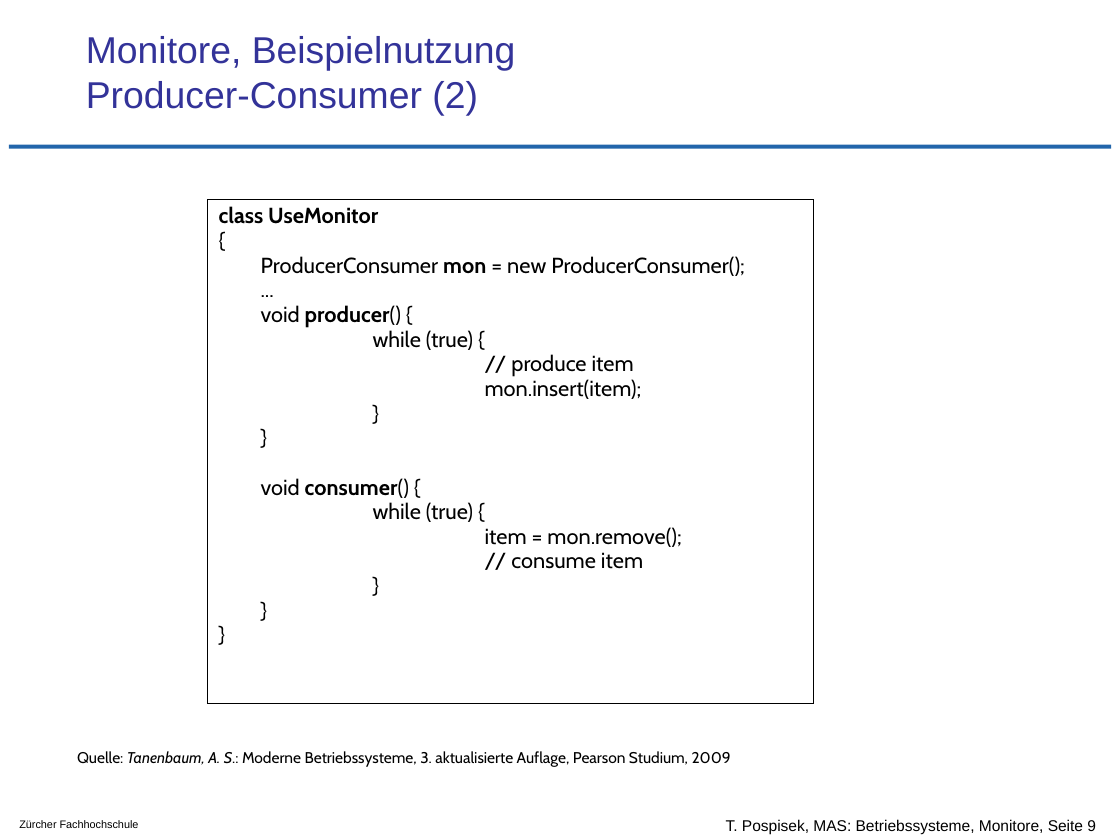
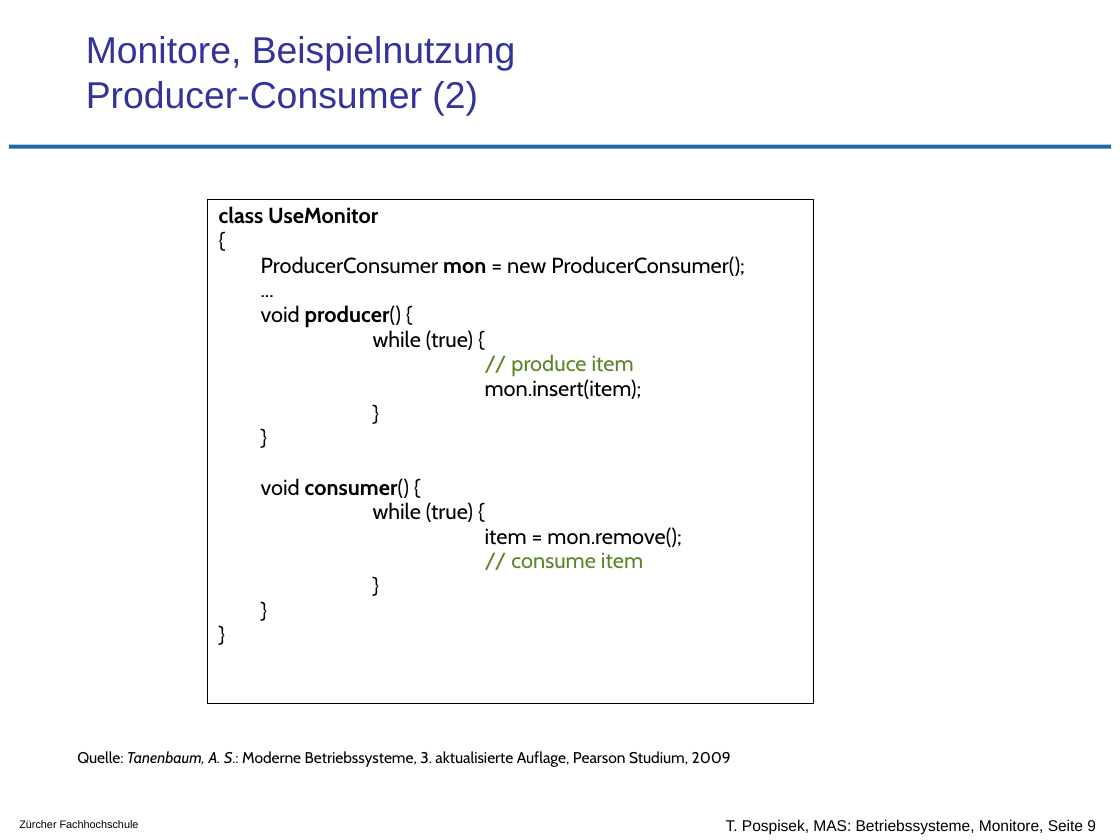
Before and after one commit to tpo/betriebssysteme, a slide deck: slide 9 of 08_Koordination_und_Synchronisation_Monitore.odp. Drawn at 1120x840 pixels with LibreOffice and Linux fonts; fonts in the diff are those of the drawing; background and template pictures are left out. Boxes give left, top, right and bottom in pixels: in the first picture for what was removed or moved away, otherwise in the second. Text is boxed around its words. In the diff, an @@ line names an element or a change of style, - is before the commit and + after.

```diff
--- a/08_Koordination_und_Synchronisation_Monitore.odp
+++ b/08_Koordination_und_Synchronisation_Monitore.odp
@@ text at [511,354,643,569]: text colour #000000 to #5C8526 in "// produce item", "// consume item" @@
```
Also in this commit, not shown: 5 other slides changed, 5 other files.
